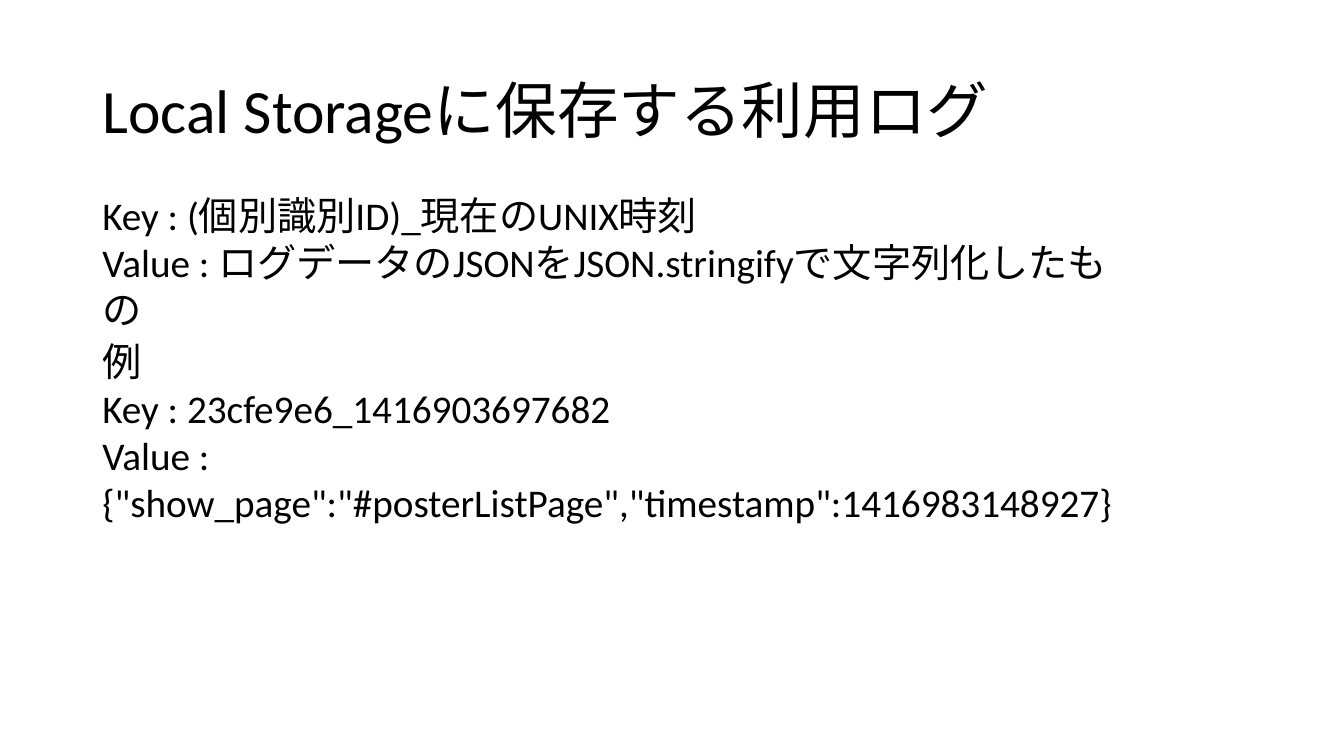
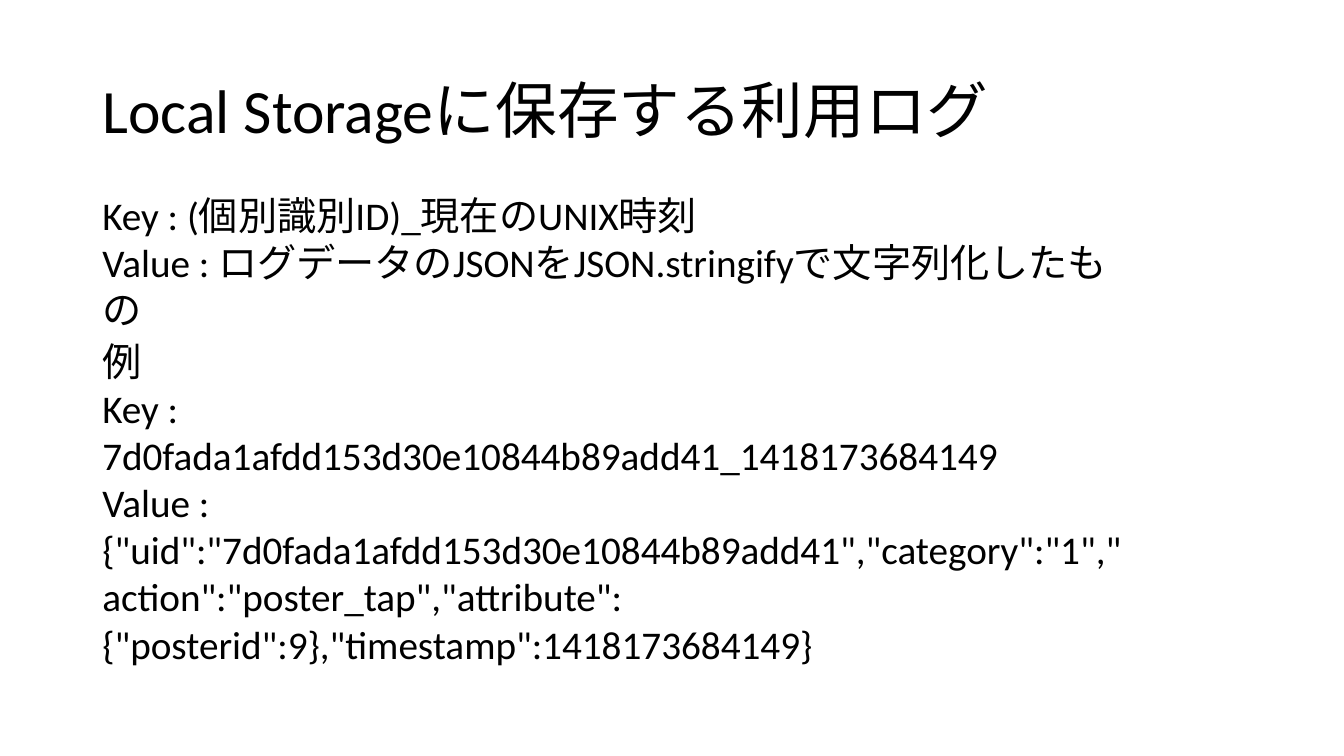
Before and after one commit to Tsukuba-SAY/documents, a slide deck: slide 1 of 利用ログの形式.pptx. Drawn at 1344x756 pixels with LibreOffice and Linux fonts; fonts in the diff are those of the drawing. Boxes give left, top, right and bottom in pixels: in the first picture for what was removed or moved away, otherwise in the second. Text is boxed around its words. In the diff, an @@ line names an element or a change of style, - is before the commit and + after.

Commit message:
利用ログ形式を現実に沿って修正

```diff
--- a/利用ログの形式.pptx
+++ b/利用ログの形式.pptx
@@ text at [102, 343, 1121, 666]: text changed @@
-例
-Key : 23cfe9e6_1416903697682
-Value : {"show_page":"#posterListPage","timestamp":1416983148927}
+例
+Key :
+7d0fada1afdd153d30e10844b89add41_1418173684149
+Value : {"uid":"7d0fada1afdd153d30e10844b89add41","category":"1","action":"poster_tap","attribute":{"posterid":9},"timestamp":1418173684149}
```
Also in this commit, not shown: 4 other slides changed, 1 slide added, 1 slide removed.
